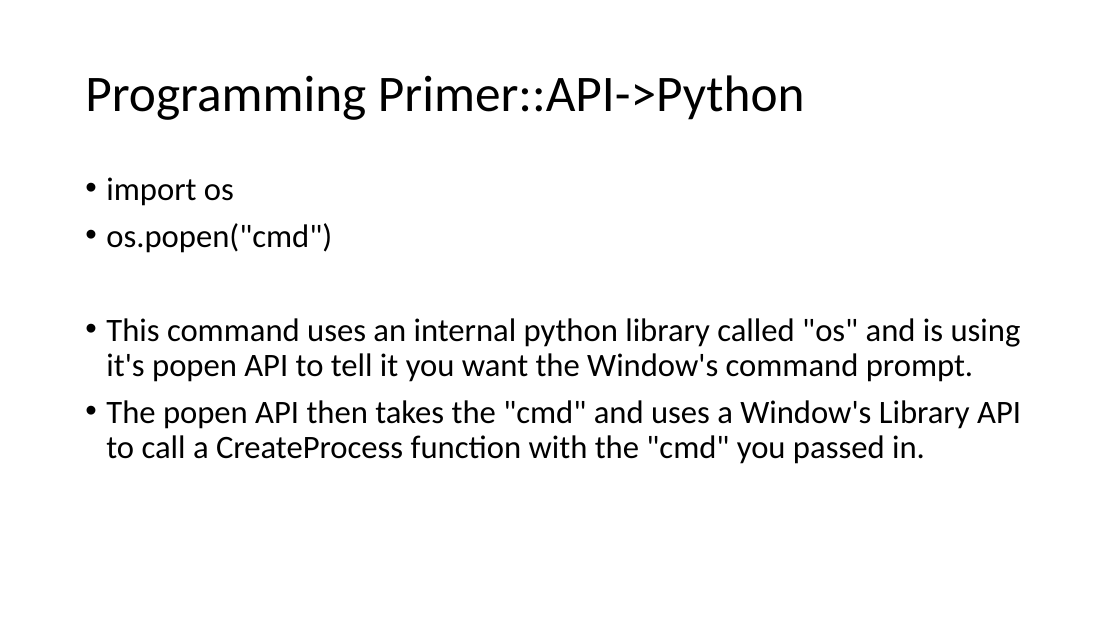
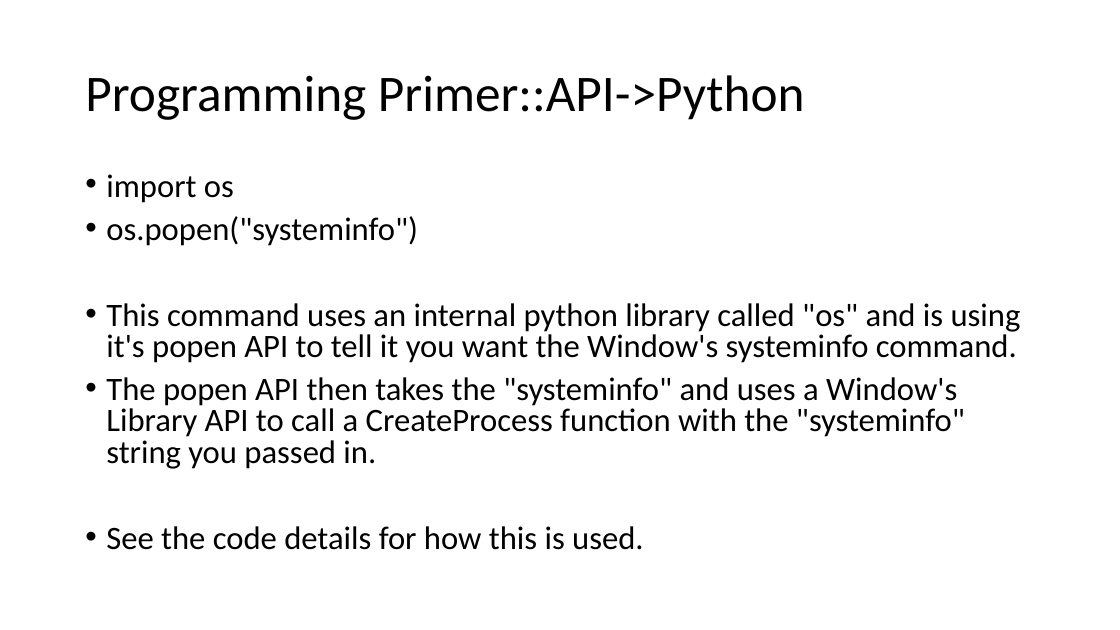
Before and after one commit to bartimusprimed/programmingPrimerClass, a slide deck: slide 40 of Presentation.pptx. Drawn at 1120x630 pixels with LibreOffice and Linux fonts; fonts in the diff are those of the drawing. Boxes give left, top, right and bottom in pixels: in the first picture for what was removed or moved away, otherwise in the second. Text is boxed around its words. In the diff, an @@ line names an element or a change of style, - is before the commit and + after.

Commit message:
updated powerpoint spelling

```diff
--- a/Presentation.pptx
+++ b/Presentation.pptx
@@ text at bbox=[106, 174, 234, 203]: line spacing 0.9 to 0.8 @@
@@ text at bbox=[106, 216, 1021, 550]: text changed @@
-• os.popen("cmd")
-• This command uses an internal python library called "os" and is using it's popen API to tell it you want the Window's command prompt.
-• The popen API then takes the "cmd" and uses a Window's Library API to call a CreateProcess function with the "cmd" you passed in.
+• os.popen("systeminfo")
+• This command uses an internal python library called "os" and is using it's popen API to tell it you want the Window's systeminfo command.
+• The popen API then takes the "systeminfo" and uses a Window's Library API to call a CreateProcess function with the "systeminfo" string you passed in.
+• See the code details for how this is used.
```
Also in this commit, not shown: 1 other slide changed.
